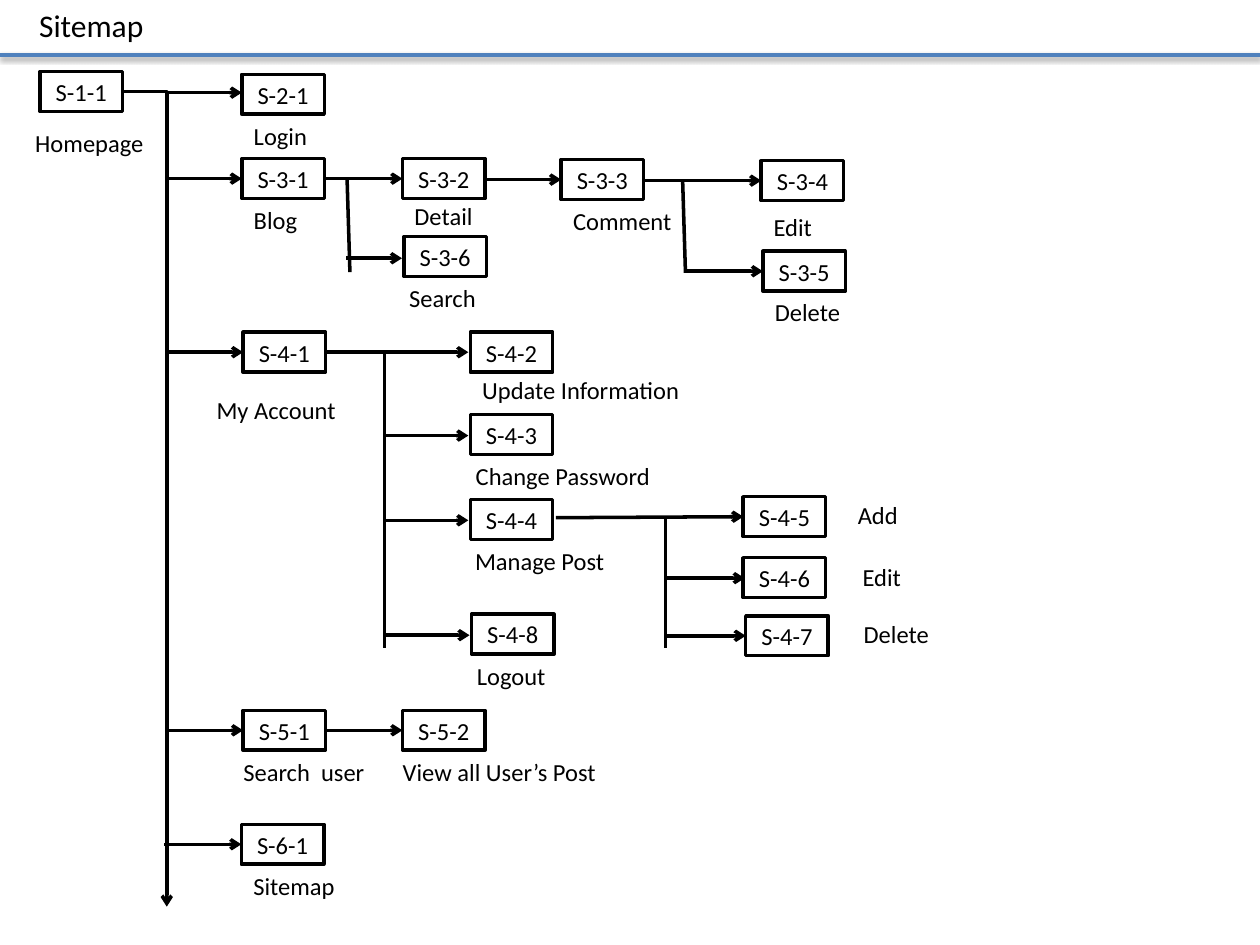
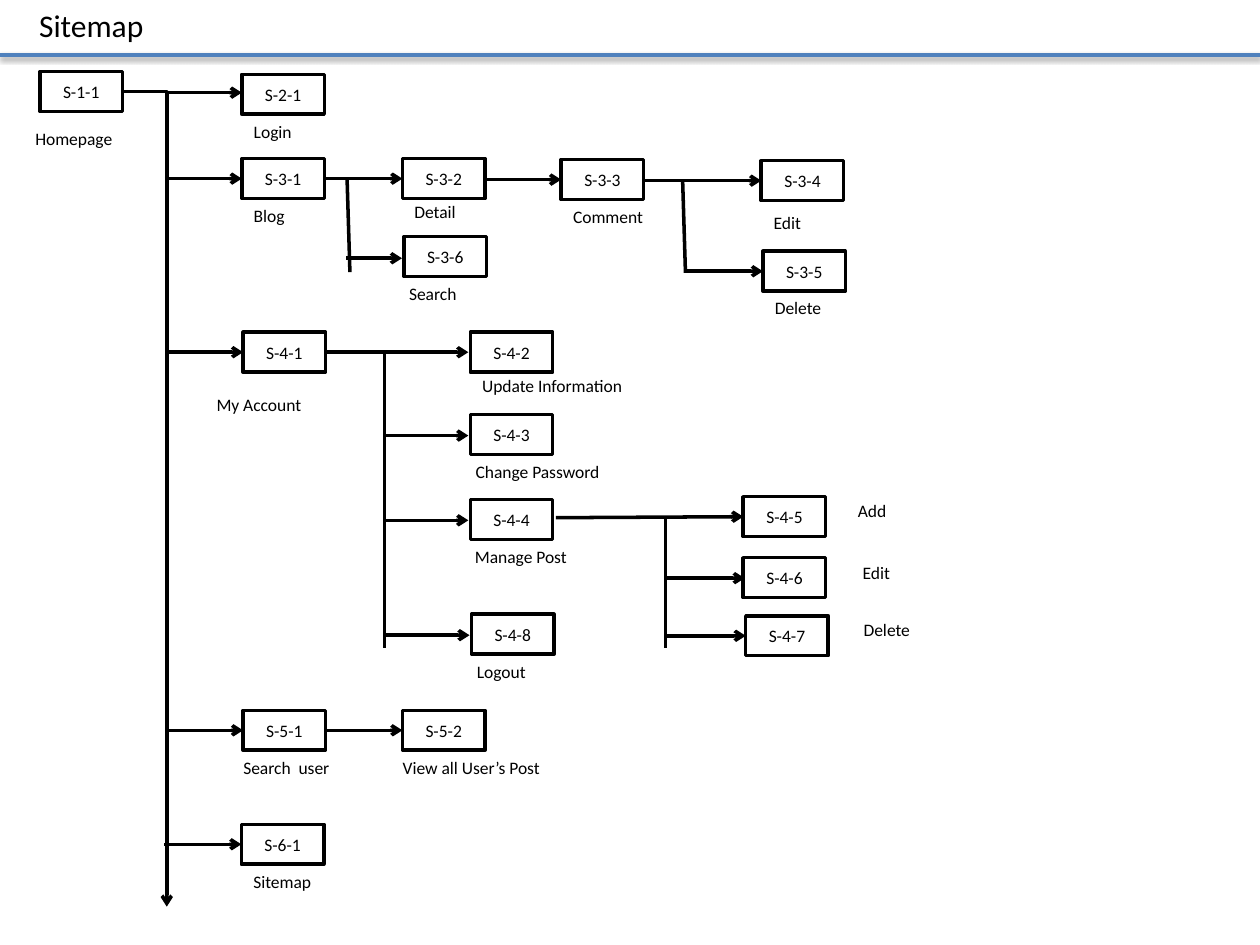
Before and after one commit to truong-vu-mulodo/mini-blog, a slide deck: slide 2 of php/tam-v.anh/doc/detail_design/frontend/wireframe/MiniBlog_Wireframe_Ver_0.1.0.pptx. Drawn at 1260x945 pixels with LibreOffice and Linux fonts; fonts in the diff are those of the drawing. Boxes give left, top, right and bottom in pixels: in the first picture for what was removed or moved away, otherwise in the second. Text is boxed around its words. In the diff, an @@ line names an element or a change of style, - is before the commit and + after.

```diff
--- a/php/tam-v.anh/doc/detail_design/frontend/wireframe/MiniBlog_Wireframe_Ver_0.1.0.pptx
+++ b/php/tam-v.anh/doc/detail_design/frontend/wireframe/MiniBlog_Wireframe_Ver_0.1.0.pptx
@@ size 14 to 10 pt in 38 elements at [40, 72, 122, 112], [242, 74, 324, 115], [242, 159, 324, 199], [243, 333, 325, 373], [243, 711, 325, 751], [242, 824, 324, 864], [402, 159, 484, 199], [561, 160, 643, 200], [761, 161, 843, 202], [764, 251, 845, 291], [470, 333, 552, 373], [470, 415, 552, 455], [470, 499, 552, 539], [743, 496, 825, 537], [743, 558, 825, 598], [746, 616, 828, 656], [402, 711, 484, 751], [471, 614, 553, 654], [404, 237, 486, 277], [858, 505, 886, 517], [863, 567, 890, 579], [254, 210, 285, 225], [254, 126, 292, 141], [414, 206, 455, 218], [477, 666, 526, 681], [409, 288, 456, 300], [775, 302, 821, 314], [864, 624, 910, 636], [774, 217, 801, 229], [253, 876, 311, 891], [573, 211, 643, 223], [35, 133, 112, 148], [243, 762, 330, 774], [217, 399, 301, 414], [475, 551, 566, 566], [476, 466, 599, 481], [482, 380, 622, 395], [403, 761, 539, 774] @@
```
Also in this commit, not shown: 4 other slides changed, 2 slides added, 1 slide removed.
